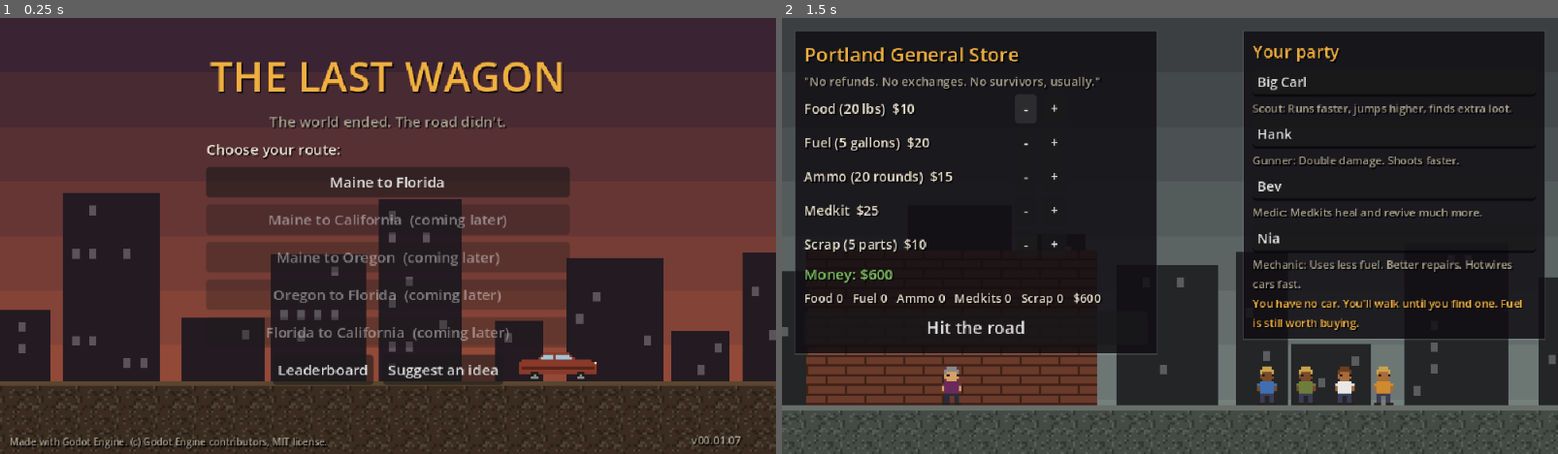
Above: before the commit, frames 1-2 (left to right).
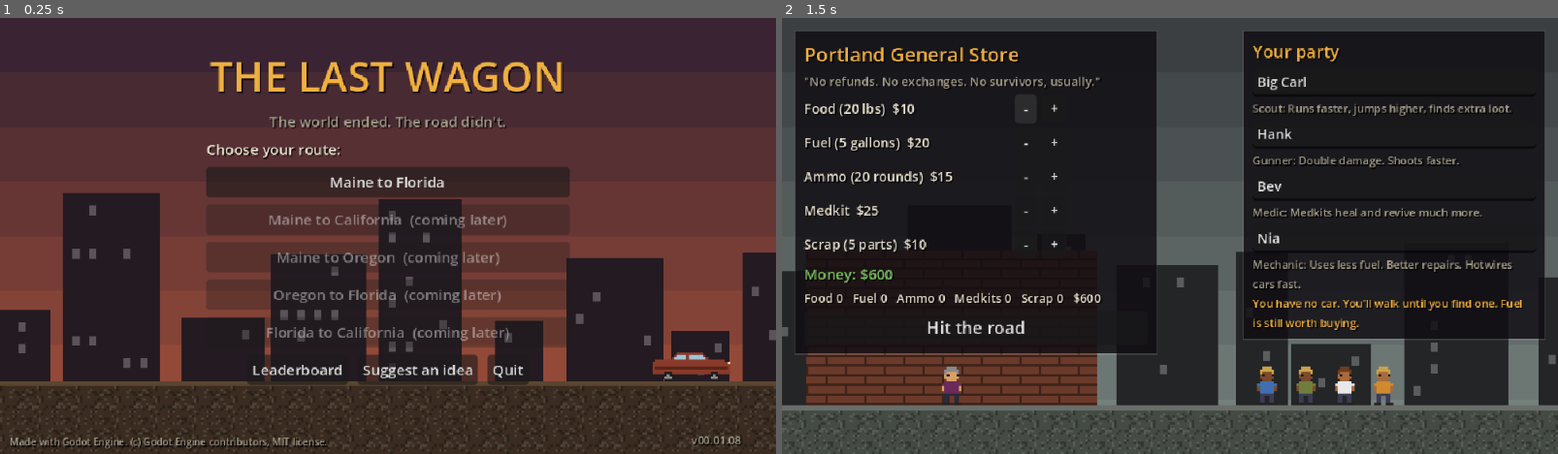
Above: after the commit, the same moments.

Repository: Zephino/The_Last_Wagon
Game: Godot game, scene res://scenes/title.tscn
Two runs of this game, one before a commit and one after it. Both use one fixed random seed, a clock stepped at 60 frames per second and the inputs below.
Inputs:
- Up to frame 1 (0.25 s): no input
- Up to frame 2 (1.5 s): click "Maine to Florida" at 0.5 s; click "-" at 1.25 s

The runs differ from the first frame. In frame 1, 1.5% of the frame differs, in the area x 31-96%, y 76-98%; in frame 2, nothing differs.

Commit message:
Add Quit button to the title screen
Co-Authored-By: Claude Opus 5.5 <noreply@anthropic.com>
Claude-Session: https://claude.ai/code/session_015nF5Mxht4Bk91tjtg6ztm2

Diff:
--- a/project.godot
+++ b/project.godot
@@ -11,7 +11,7 @@
 [application]
 
 config/name="The Last Wagon"
-config/version="00.01.07"
+config/version="00.01.08"
 run/main_scene="res://scenes/title.tscn"
 config/features=PackedStringArray("4.7", "GL Compatibility")
 
--- a/scripts/screens/title_screen.gd
+++ b/scripts/screens/title_screen.gd
@@ -2,6 +2,8 @@
 ## Title screen: pick a route and start a new trip.
 
 const GROUND_Y := 60.0
+
+var _quit_note: Label
 
 
 func _ready() -> void:
@@ -13,7 +15,7 @@
 	Backdrop.add_camera(self, Vector2.ZERO)
 	Backdrop.add_skyline(self, -260, 260, GROUND_Y, Color("241a22"), rng)
 	add_child(PixelArt.ground_block(Color("5a4630"), Color("3a2c20"), Vector2(-260, GROUND_Y), Vector2(520, 60)))
-	add_child(PixelArt.standing(PixelArt.car(Color("8a3a2a")), Vector2(70, GROUND_Y)))
+	add_child(PixelArt.standing(PixelArt.car(Color("8a3a2a")), Vector2(125, GROUND_Y)))
 	_build_menu()
 
 
@@ -38,7 +40,11 @@
 	extras.alignment = BoxContainer.ALIGNMENT_CENTER
 	extras.add_child(UiKit.button("Leaderboard", Trip.go.bind("leaderboard"), 12))
 	extras.add_child(UiKit.button("Suggest an idea", _open_suggestions, 12))
+	extras.add_child(UiKit.button("Quit", _on_quit, 12))
 	column.add_child(extras)
+	_quit_note = UiKit.label("", 11, UiKit.ACCENT)
+	_quit_note.horizontal_alignment = HORIZONTAL_ALIGNMENT_CENTER
+	column.add_child(_quit_note)
 	var version := UiKit.label("v" + str(ProjectSettings.get_setting("application/config/version", "")), 9, UiKit.DIM)
 	UiKit.pin(version, root, Vector2(1, 1), Vector2(-70, -18))
 	# Godot's MIT license asks for its copyright notice to ship with the game.
@@ -53,3 +59,11 @@
 
 func _open_suggestions() -> void:
 	add_child(SuggestionForm.new())
+
+
+## Browsers don't let a page close its own tab, so the web version explains instead.
+func _on_quit() -> void:
+	if OS.has_feature("web"):
+		_quit_note.text = "To quit, just close this browser tab."
+		return
+	get_tree().quit()
--- a/scripts/tests/smoke_test.gd
+++ b/scripts/tests/smoke_test.gd
@@ -212,6 +212,9 @@
 	await _change_to("end")
 	_expect(current_scene != null and current_scene.name == "End", "end screen with Submit should load")
 	await _change_to("title")
+	var quit_buttons := current_scene.find_children("*", "Button", true, false).filter(
+		func(node: Node) -> bool: return (node as Button).text == "Quit")
+	_expect(quit_buttons.size() == 1, "the title screen should have a Quit button")
 	var form: Node = load("res://scripts/screens/suggestion_form.gd").new()
 	current_scene.add_child(form)
 	await process_frame
Not shown, changed: CHANGELOG.md
